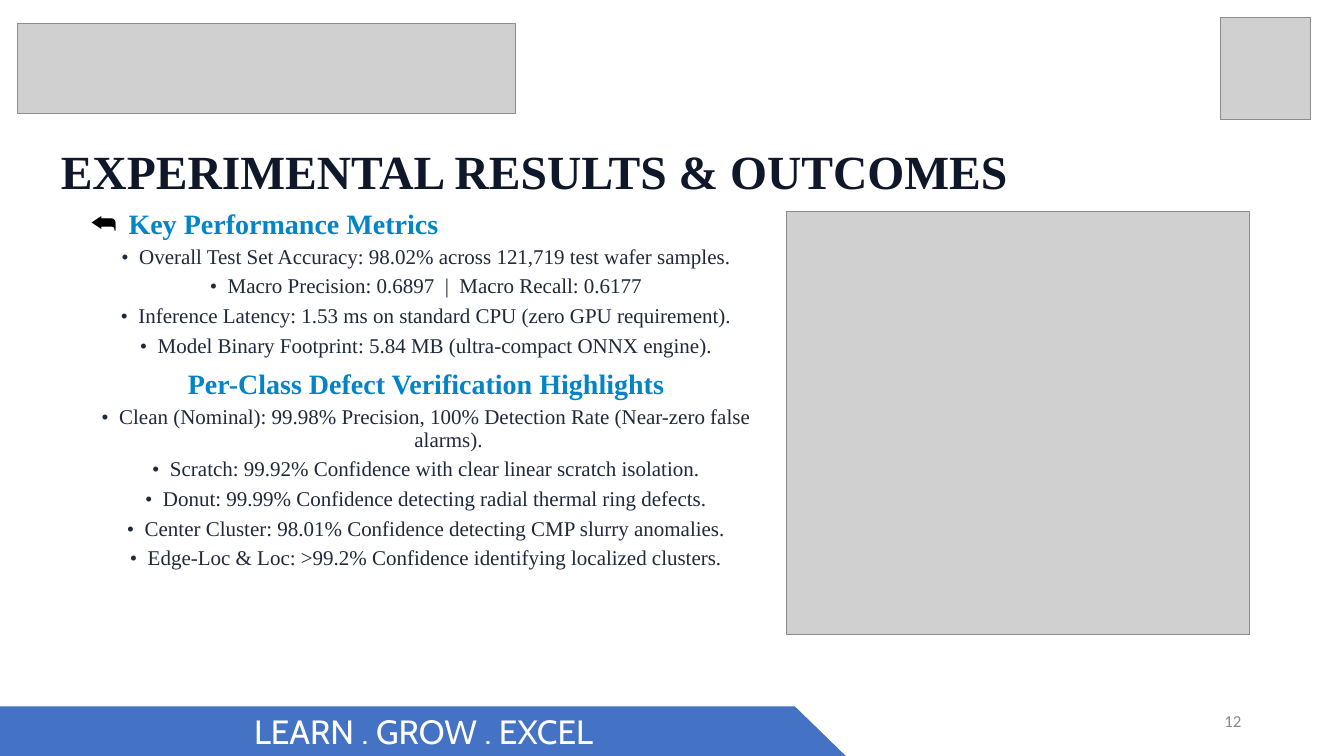
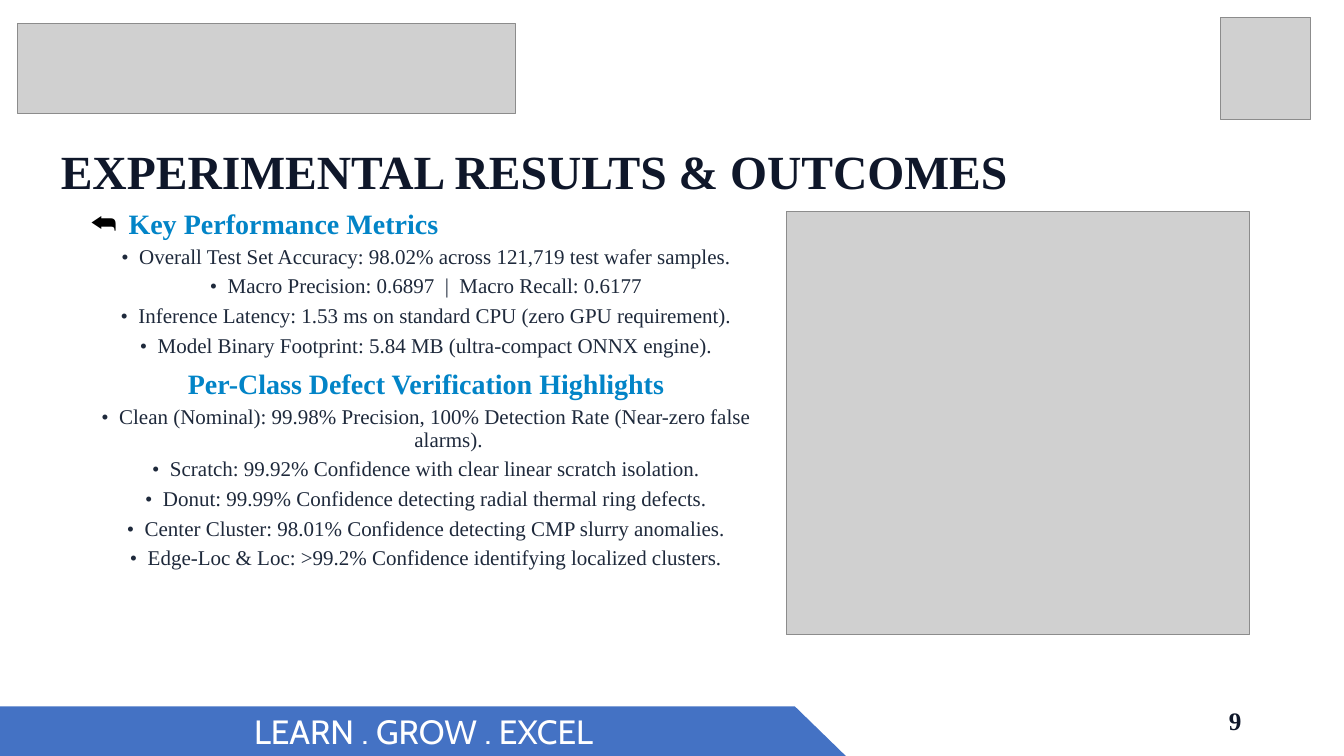
Before and after one commit to Ad1thh/semiconductor-defect-classification, a slide deck: slide 9 of Semiconductor_Defect_Classification_Review.pptx (slide 12 before the commit). Drawn at 1344x756 pixels with LibreOffice and Linux fonts; fonts in the diff are those of the drawing; grey boxes stand for pictures. Boxes give left, top, right and bottom in pixels: in the first picture for what was removed or moved away, otherwise in the second. Text is boxed around its words. In the diff, an @@ line names an element or a change of style, - is before the commit and + after.

```diff
--- a/Semiconductor_Defect_Classification_Review.pptx
+++ b/Semiconductor_Defect_Classification_Review.pptx
@@ text at (1229,713,1242,731): text changed; size 12 to 18 pt; font Calibri to Times New Roman; text colour #888888 to #0F172A; bold on @@
-12
+9
```
Also in this commit, not shown: 8 other slides changed, 2 slides added, 6 slides removed, 6 other files.
